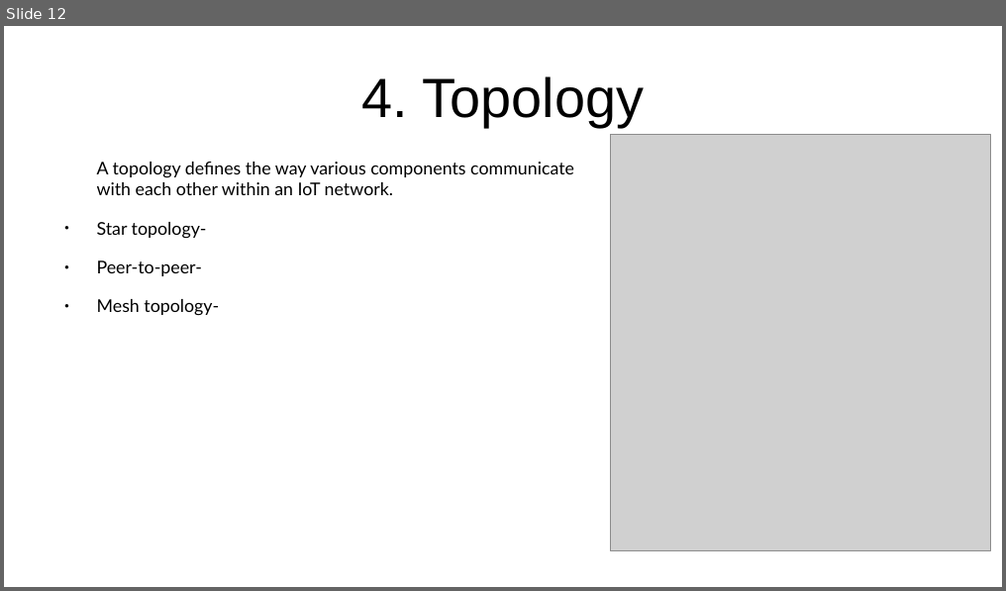
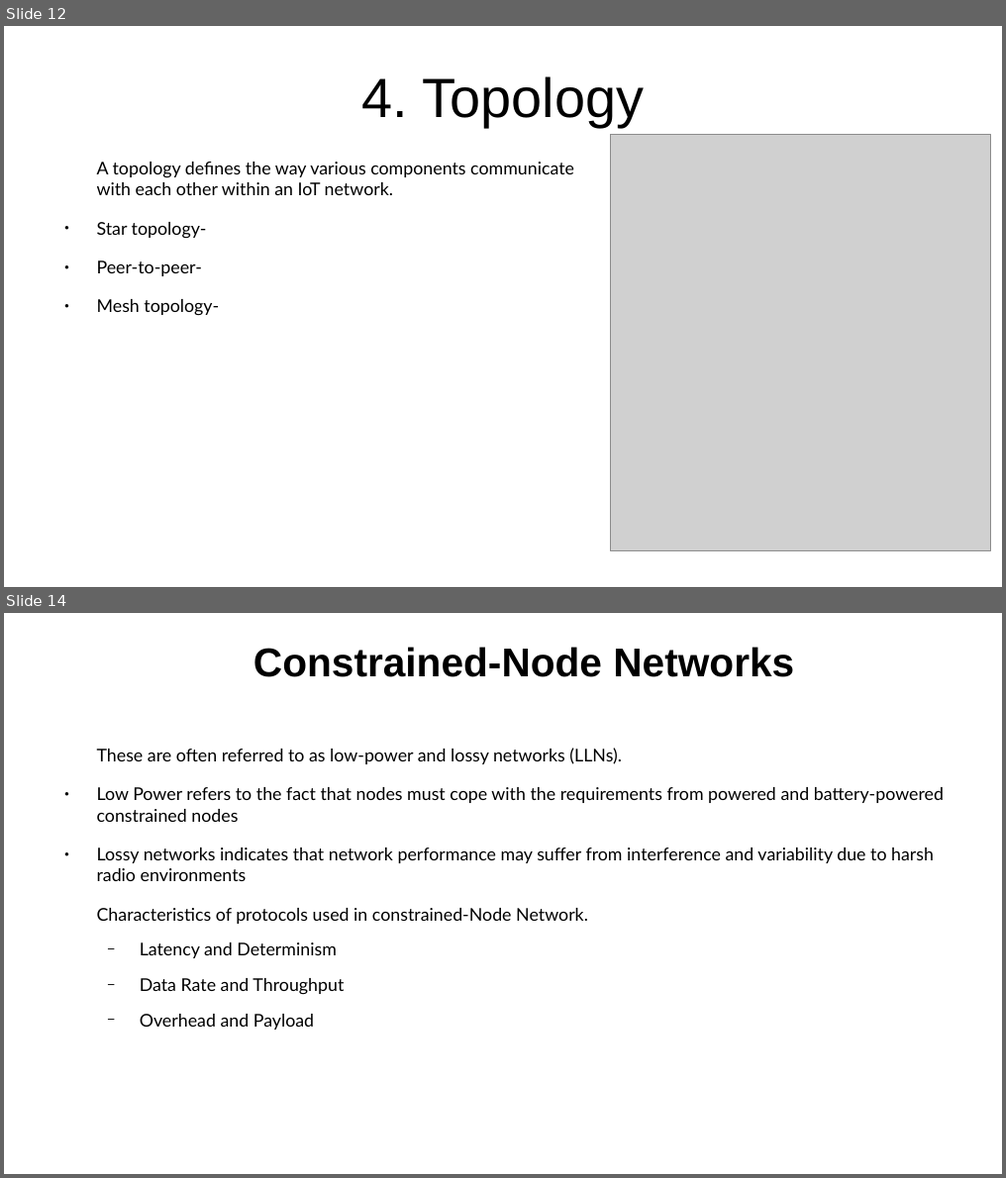
Before and after one commit to Dihfahsih1/Masters-Software-Engineering, a slide deck: yr-sem1/IoT/chapter-4-slides.odp. Shown one above the other, each under a label of ours: slide 12 before the commit, slides 12 and 14 after it; the slides between them are not shown. The pictures are 1006x591 and 1006x1178 pixels, drawn with LibreOffice and Linux fonts; fonts in the diff are those of the drawing; grey boxes stand for pictures. Boxes give left, top, right and bottom in pixels: in the first picture for what was removed or moved away, otherwise in the second. Text is boxed around its words. In the diff, an @@ line names an element or a change of style, - is before the commit and + after.

```diff
--- a/yr-sem1/IoT/chapter-4-slides.odp
+++ b/yr-sem1/IoT/chapter-4-slides.odp
@@ slide 14 added at (4,613,1002,1174), background #FFFFFF @@
@@ title added at (253,647,794,677), 32 pt, text #000000, bold @@
+Constrained-Node Networks
@@ text added at (97,748,944,1030), 14 pt, text #000000 @@
+These are often referred to as low-power and lossy networks (LLNs).
+● Low Power refers to the fact that nodes must cope with the requirements from powered and battery-powered constrained nodes
+● Lossy networks indicates that network performance may suffer from interference and variability due to harsh radio environments
+Characteristics of protocols used in constrained-Node Network.
+  − Latency and Determinism
+  − Data Rate and Throughput
+  − Overhead and Payload
```
Also in this commit, not shown: 4 other slides added, 1 other file.
